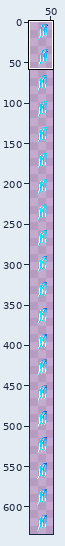
Sprite sheet, stored at pack/Anniversary_Edition/assets/minecraft/optifine/anim/stardust_wings_emissive.png. The first picture is a wide view before the edit; the outline marks the close-up.
Close-up. First the earlier version:
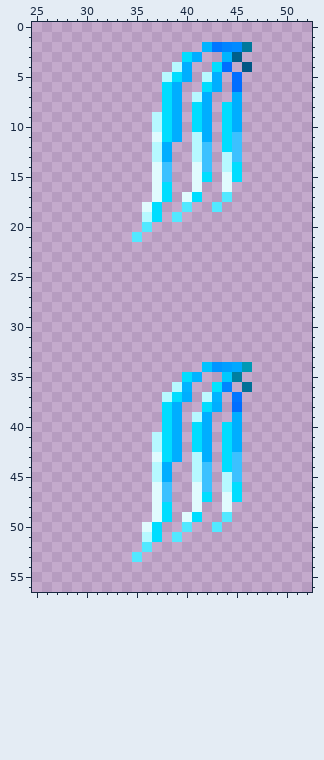
The file is 64x640 pixels. Colours within 5 levels of each other are drawn and written as one. Shown: x 25..52, y 0..56. The wide view leaves out empty margins.
After the commit:
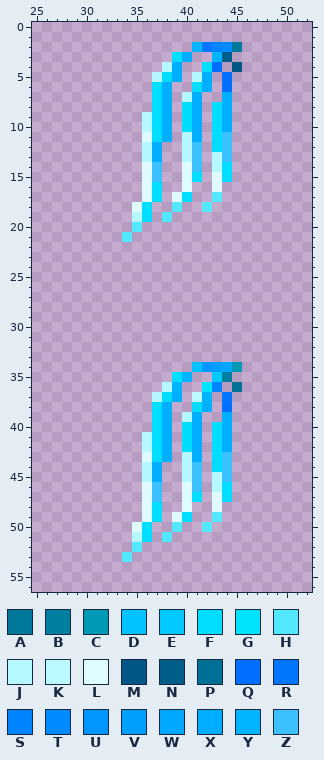
Palette (. is transparent): A #00789c  B #007fa1  C #0099b5  D #00c3ff  E #00c9ff  F #00ddff  G #00e3ff  H #52e8ff  J #b6f8ff  K #bcf8ff  L #e0fbfe  M #005785  N #005f8a  P #007097  Q #006eff  R #0076ff  S #0084ff  T #008aff  U #0096ff  V #009fff  W #00a8ff  X #00aeff  Y #00b4ff  Z #3cc1ff
Changes in this commit:
y 2: x 41..46 .YRSTA -> YRSTA.
y 3: x 39..41 .FX -> FX.; x 43..45 .YN -> YN.
y 4: x 38..40 .JX -> JX.; x 42..46 .FQ.M -> FQ.M.
y 5: x 37..45 .JFX.JX.Q -> JFX.JX.Q.
y 6: x 37..39 .FX -> FX.; x 41..45 .FX.Q -> FX.Q.
y 7: x 37..42 .FX.JX -> FX.JX.; x 44..45 .X -> X.
y 8: x 37..45 .FX.FX.FX -> FX.FX.FX.
y 9..10: x 36..45 .JFX.FX.FX -> JFX.FX.FX.
y 11: x 36..45 .LFX.JX.FZ -> LFX.JX.FZ.
y 12: x 36..38 .JX -> JX.; x 40..45 .JZ.FZ -> JZ.FZ.
y 13: x 36..38 .JX -> JX.; x 40..45 .JZ.JZ -> JZ.JZ.
y 14: x 36..38 .LZ -> LZ.; x 40..45 .LZ.JF -> LZ.JF.
y 15: x 36..38 .LZ -> LZ.; x 40..45 .LF.LF -> LF.LF.
y 16: x 36..38 .LF -> LF.; x 40..41 .L -> L.; x 43..44 .L -> L.
y 17: x 36..41 .LF.LF -> LF.LF.; x 43..44 .H -> H.
y 18: x 35..37 .LF -> LF.; x 39..40 .H -> H.; x 42..43 .H -> H.
y 19: x 35..39 .JF.H -> JF.H.
y 20: x 35..36 .H -> H.
y 21: x 34..35 .H -> H.
y 34: x 41..46 .DUVWC -> DUVWC.
y 35: x 39..41 .FY -> FY.; x 43..45 .EB -> EB.
y 36: x 38..40 .JY -> JY.; x 42..46 .GS.P -> GS.P.
y 37: x 37..45 .JFX.KY.R -> JFX.KY.R.
y 38: x 37..39 .FX -> FX.; x 41..45 .FX.Q -> FX.Q.
y 39: x 37..42 .FX.JX -> FX.JX.; x 44..45 .X -> X.
y 40: x 37..45 .FX.FX.FX -> FX.FX.FX.
y 41..42: x 36..45 .JFX.FX.FX -> JFX.FX.FX.
y 43: x 36..45 .LFX.JX.FZ -> LFX.JX.FZ.
y 44: x 36..38 .JX -> JX.; x 40..45 .JZ.FZ -> JZ.FZ.
y 45: x 36..38 .JX -> JX.; x 40..45 .JZ.JZ -> JZ.JZ.
y 46: x 36..38 .LZ -> LZ.; x 40..45 .LZ.JF -> LZ.JF.
y 47: x 36..38 .LZ -> LZ.; x 40..45 .LF.LF -> LF.LF.
y 48: x 36..38 .LF -> LF.; x 40..41 .L -> L.; x 43..44 .L -> L.
y 49: x 36..41 .LF.LF -> LF.LF.; x 43..44 .H -> H.
y 50: x 35..37 .LF -> LF.; x 39..40 .H -> H.; x 42..43 .H -> H.
y 51: x 35..39 .JF.H -> JF.H.
y 52: x 35..36 .H -> H.
y 53: x 34..35 .H -> H.
